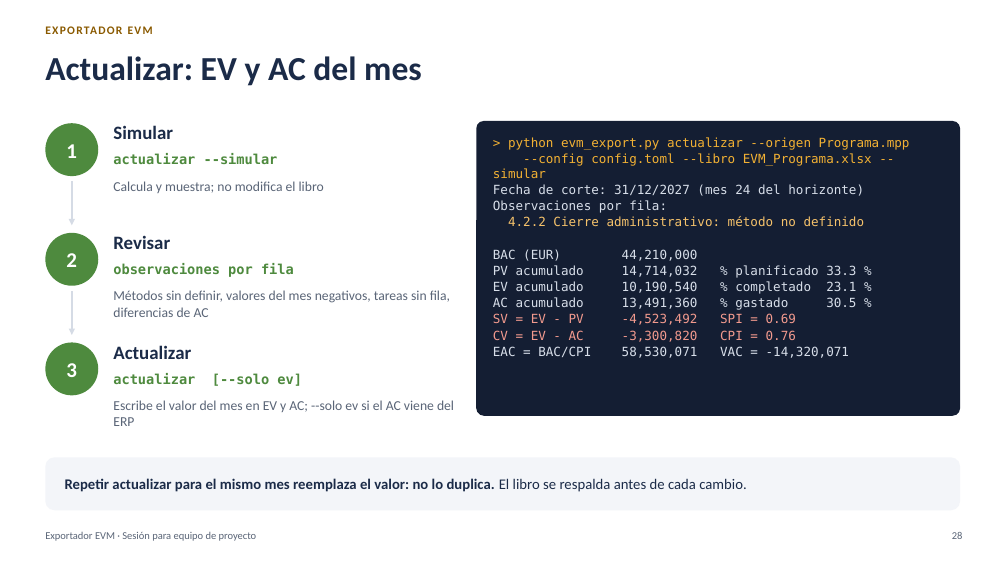
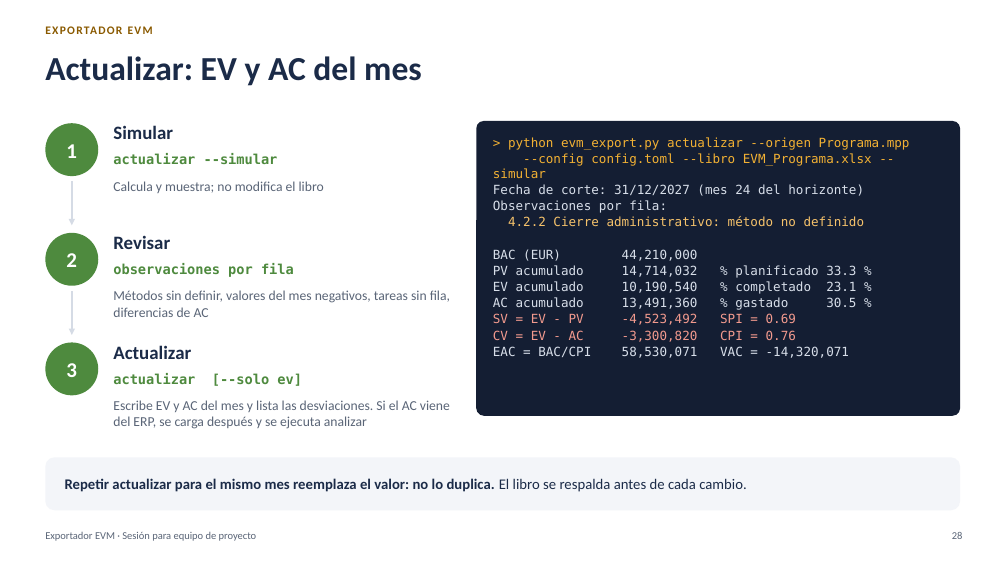
Before and after one commit to MarceloSalazar/evm-automation, a slide deck: slide 28 of docs/presentacion-jefes-de-proyecto.pptx. Drawn at 1008x567 pixels with LibreOffice and Linux fonts; fonts in the diff are those of the drawing. Boxes give left, top, right and bottom in pixels: in the first picture for what was removed or moved away, otherwise in the second. Text is boxed around its words. In the diff, an @@ line names an element or a change of style, - is before the commit and + after.

```diff
--- a/docs/presentacion-jefes-de-proyecto.pptx
+++ b/docs/presentacion-jefes-de-proyecto.pptx
@@ text at bbox=[113, 400, 450, 429]: text changed @@
-Escribe el valor del mes en EV y AC; --solo ev si el AC viene del ERP
+Escribe EV y AC del mes y lista las desviaciones. Si el AC viene del ERP, se carga después y se ejecuta analizar
```
Also in this commit, not shown: 8 other slides changed, 1 slide added, 29 other files.
